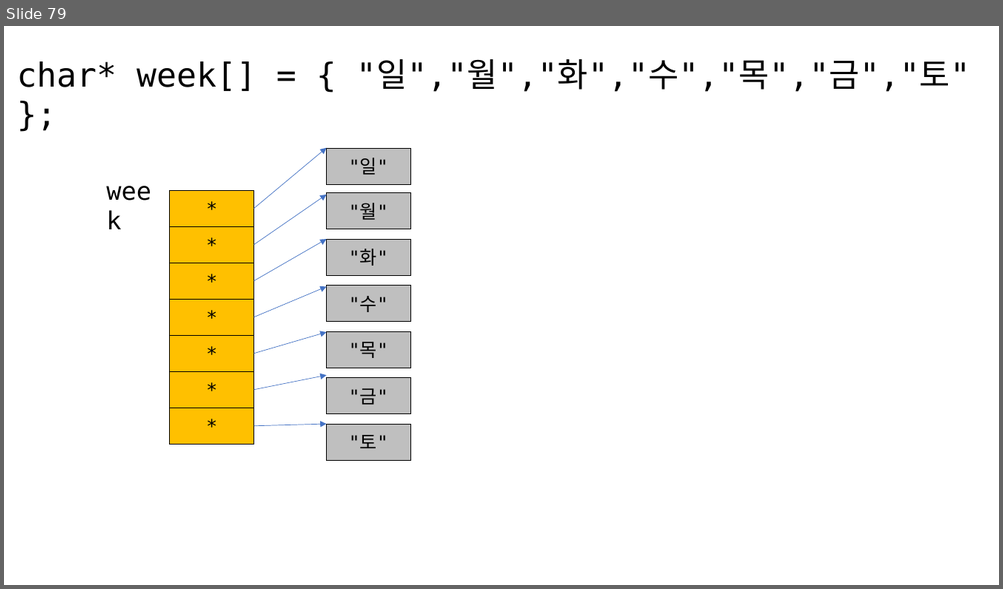
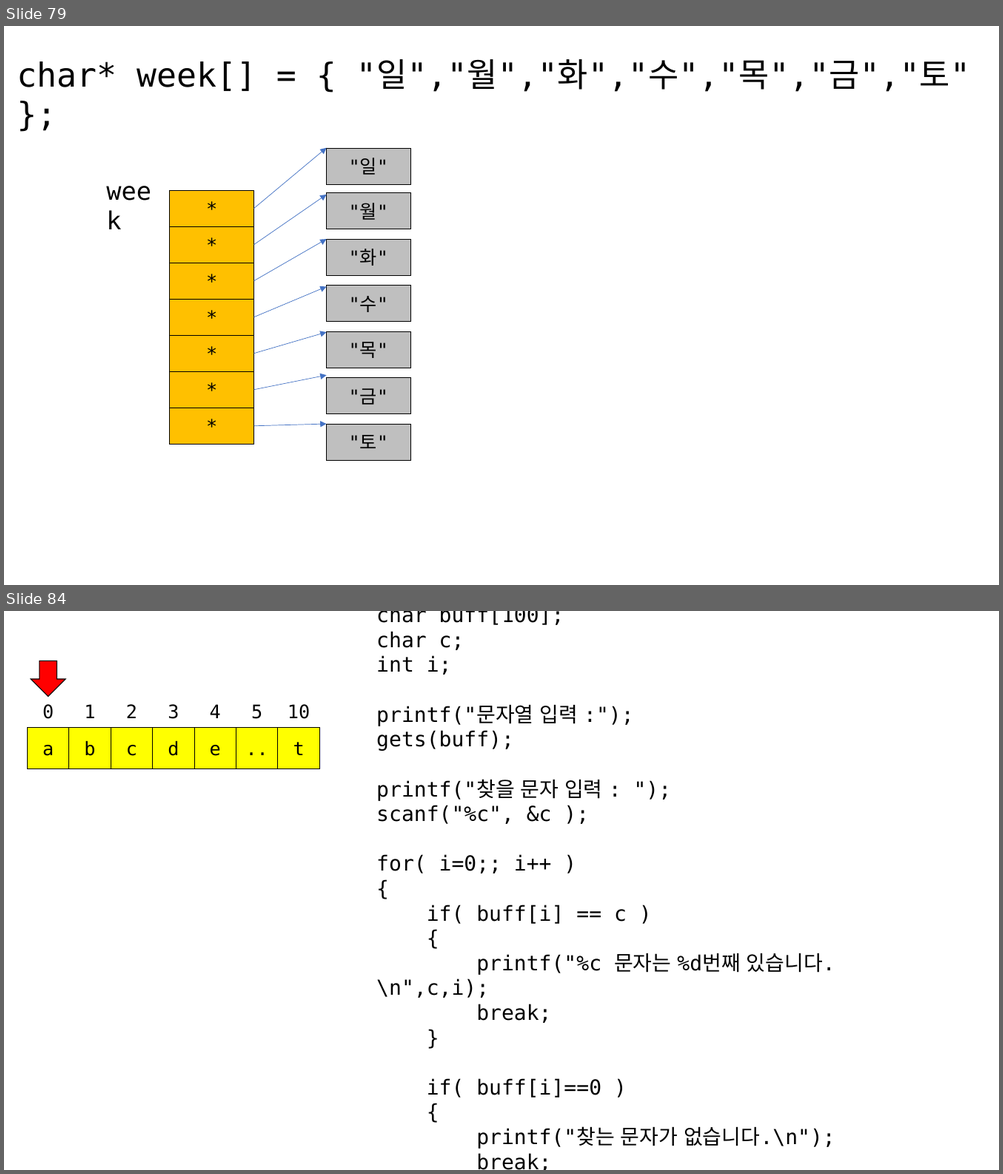
Before and after one commit to imguru-mooc/C_basic_AIR, a slide deck: C_판서.pptx. Shown one above the other, each under a label of ours: slide 79 before the commit, slides 79 and 84 after it; the slides between them are not shown. The pictures are 1003x589 and 1003x1174 pixels, drawn with LibreOffice and Linux fonts; fonts in the diff are those of the drawing. Boxes give left, top, right and bottom in pixels: in the first picture for what was removed or moved away, otherwise in the second. Text is boxed around its words. In the diff, an @@ line names an element or a change of style, - is before the commit and + after.

```diff
--- a/C_판서.pptx
+++ b/C_판서.pptx
@@ slide 84 added at bbox=[4, 611, 999, 1170], background #FFFFFF @@
@@ text added at bbox=[376, 611, 835, 1170], 20 pt, text #000000 @@
+char buff[100];
+char c;
+int i;
+printf("문자열 입력 :");
+gets(buff);
+printf("찾을 문자 입력 : ");
+scanf("%c", &c );
+for( i=0;; i++ )
+{
+if( buff[i] == c )
+{
+printf("%c 문자는 %d번째 있습니다.\n",c,i);
+break;
+}
+if( buff[i]==0 )
+{
+printf("찾는 문자가 없습니다.\n");
+break;
+}
+}
@@ down arrow added at bbox=[31, 661, 66, 697], fill #FF0000, outline #000000 0.75 pt @@
@@ text added at bbox=[42, 704, 54, 719], 18 pt, text #000000 @@
+0
@@ text added at bbox=[84, 704, 95, 718], 18 pt, text #000000 @@
+1
@@ text added at bbox=[126, 704, 137, 718], 18 pt, text #000000 @@
+2
@@ text added at bbox=[168, 704, 179, 719], 18 pt, text #000000 @@
+3
@@ text added at bbox=[210, 704, 221, 718], 18 pt, text #000000 @@
+4
@@ text added at bbox=[251, 704, 262, 719], 18 pt, text #000000 @@
+5
@@ text added at bbox=[287, 704, 310, 719], 18 pt, text #000000 @@
+10
@@ rectangle added at bbox=[27, 727, 69, 769], fill #FFFF00, outline #000000 0.75 pt, 18 pt, text #000000 @@
+a
@@ rectangle added at bbox=[69, 727, 111, 769], fill #FFFF00, outline #000000 0.75 pt, 18 pt, text #000000 @@
+b
@@ rectangle added at bbox=[111, 727, 153, 769], fill #FFFF00, outline #000000 0.75 pt, 18 pt, text #000000 @@
+c
@@ rectangle added at bbox=[153, 727, 194, 769], fill #FFFF00, outline #000000 0.75 pt, 18 pt, text #000000 @@
+d
@@ rectangle added at bbox=[194, 727, 236, 769], fill #FFFF00, outline #000000 0.75 pt, 18 pt, text #000000 @@
+e
@@ rectangle added at bbox=[236, 727, 278, 769], fill #FFFF00, outline #000000 0.75 pt, 18 pt, text #000000 @@
+..
@@ rectangle added at bbox=[278, 727, 319, 769], fill #FFFF00, outline #000000 0.75 pt, 18 pt, text #000000 @@
+t
```
Also in this commit, not shown: 14 other slides added.
